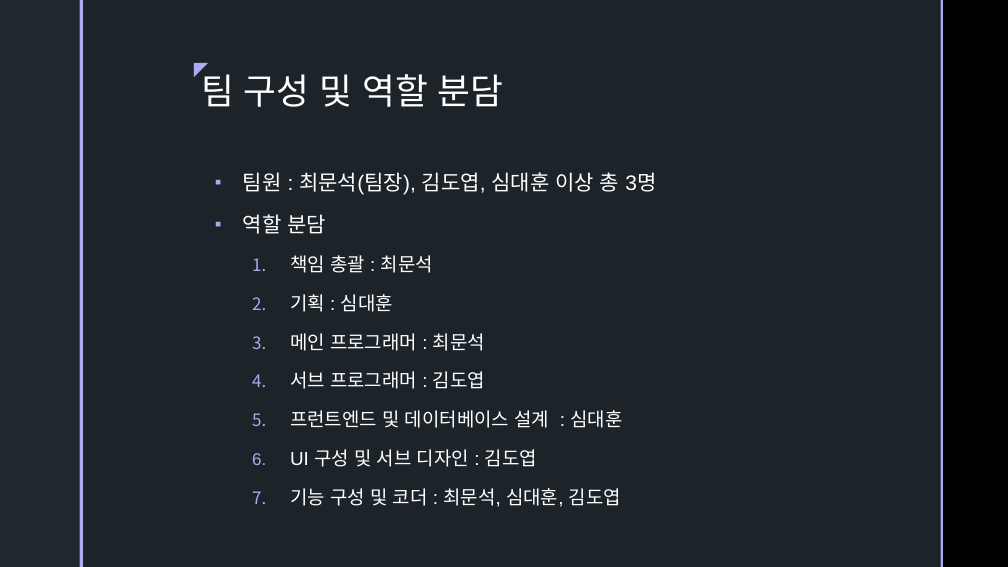
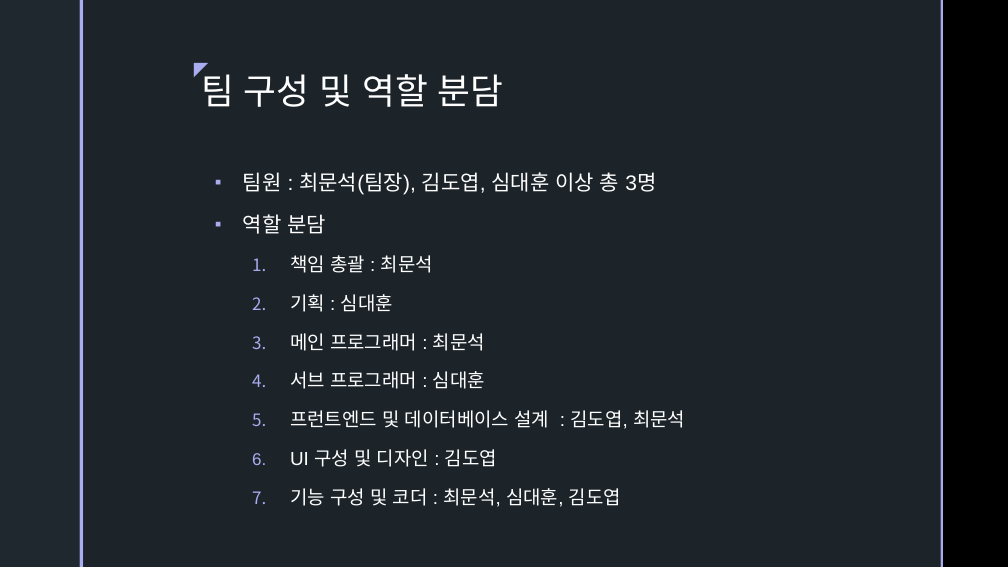
Before and after one commit to ColossusCMS/Team-Project, a slide deck: slide 5 of 보고서 폴더/제출용.pptx. Drawn at 1008x567 pixels with LibreOffice and Linux fonts; fonts in the diff are those of the drawing; background and template pictures are left out. Boxes give left, top, right and bottom in pixels: in the first picture for what was removed or moved away, otherwise in the second. Text is boxed around its words. In the diff, an @@ line names an element or a change of style, - is before the commit and + after.

```diff
--- a/보고서 폴더/제출용.pptx
+++ b/보고서 폴더/제출용.pptx
@@ text at bbox=[290, 371, 685, 467]: text changed @@
-  4. 서브 프로그래머 : 김도엽
-  5. 프런트엔드 및 데이터베이스 설계 : 심대훈
-  6. UI 구성 및 서브 디자인 : 김도엽
+  4. 서브 프로그래머 : 심대훈
+  5. 프런트엔드 및 데이터베이스 설계 : 김도엽, 최문석
+  6. UI 구성 및 디자인 : 김도엽
```
Also in this commit, not shown: 10 other slides changed, 2 slides removed, 1 other file.
